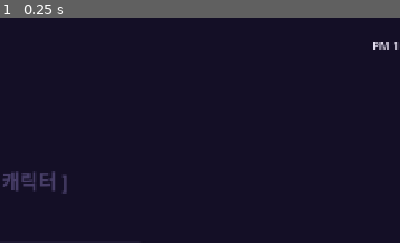
Above: before the commit, frame 1.
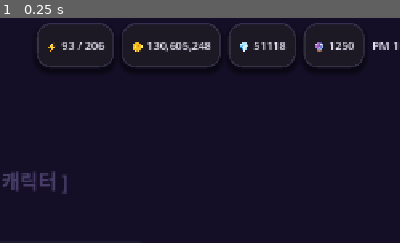
Above: after the commit, the same moment.

Repository: KADSA-OFFICIAL/Group-2
Game: Godot game, scene res://screens/main/MainScreen.tscn
Two runs of this game, one before a commit and one after it. Both use one fixed random seed, a clock stepped at 60 frames per second and the inputs below.
Inputs:
- Up to frame 1 (0.25 s): no input
The pictures show only the part of the screen within x 46-96%, y 0-50%; the shares and areas given below are measured in that part.

The runs differ from the first frame. In frame 1, 2.5% of the frame differs, in the area x 9-92%, y 2-22%.

Commit message:
feat: BUILD_PROMPT_2 — restore full currency UI to MainScreen and StageSelect
- game_data.gd: restore stamina/gold/gems/faction_token/sweep_tickets vars,
  spend_stamina(), add_currency(), stamina_text(), stamina_changed/currency_changed signals
- StageSelect.tscn: add StaminaBox + %StaminaLabel to TopBar
- stage_select.gd: restore %StaminaLabel @onready, _refresh_stamina(),
  GameData.stamina_changed connection, cost_value shows "N / M 보유" format
- MainScreen.tscn: add StaminaBox/GoldBox/GemsBox/TokenBox to TopBar
- main_screen.gd: restore stamina/gold/gems/token @onready labels,
  _refresh_hud() reads all four currency values, connects stamina_changed + currency_changed

Co-Authored-By: Claude Sonnet 4.6 <noreply@anthropic.com>

Diff:
--- a/autoload/game_data.gd
+++ b/autoload/game_data.gd
@@ -4,6 +4,9 @@
 ## UI 는 여기 값을 읽고 시그널을 구독만 한다. UI 가 값을 들고 있지 않는다.
 
 extends Node
+
+signal stamina_changed(current: int, maximum: int)
+signal currency_changed(kind: String, amount: int)
 
 # ── 플레이어 ──
 var player_name: String = "별고래"
@@ -12,5 +15,34 @@
 var exp_current: int = 6200
 var exp_to_next: int = 10000
 
+# ── 재화 ──
+var stamina: int = 93
+var stamina_max: int = 206
+var gold: int = 130_605_248
+var gems: int = 51_118
+var faction_token: int = 1_250
+var sweep_tickets: int = 40
+
 # ── 전투 ──
 var combat_power: int = 48_200
+
+func spend_stamina(amount: int) -> bool:
+	if stamina < amount:
+		return false
+	stamina -= amount
+	stamina_changed.emit(stamina, stamina_max)
+	return true
+
+func add_currency(kind: String, amount: int) -> void:
+	match kind:
+		"gold": gold += amount
+		"gems": gems += amount
+		"faction_token": faction_token += amount
+		"sweep_tickets": sweep_tickets += amount
+		_:
+			push_warning("unknown currency: %s" % kind)
+			return
+	currency_changed.emit(kind, amount)
+
+func stamina_text() -> String:
+	return "%d / %d" % [stamina, stamina_max]
--- a/screens/main/MainScreen.tscn
+++ b/screens/main/MainScreen.tscn
@@ -68,6 +68,70 @@
 [node name="Spacer" type="Control" parent="TopBar/HBoxContainer"]
 layout_mode = 2
 size_flags_horizontal = 3
+
+[node name="StaminaBox" type="PanelContainer" parent="TopBar/HBoxContainer"]
+layout_mode = 2
+
+[node name="HBoxContainer" type="HBoxContainer" parent="TopBar/HBoxContainer/StaminaBox"]
+layout_mode = 2
+theme_override_constants/separation = 6
+
+[node name="Label" type="Label" parent="TopBar/HBoxContainer/StaminaBox/HBoxContainer"]
+layout_mode = 2
+text = "⚡"
+
+[node name="StaminaLabel" type="Label" parent="TopBar/HBoxContainer/StaminaBox/HBoxContainer"]
+unique_name_in_owner = true
+layout_mode = 2
+text = "93 / 206"
+
+[node name="GoldBox" type="PanelContainer" parent="TopBar/HBoxContainer"]
+layout_mode = 2
+
+[node name="HBoxContainer" type="HBoxContainer" parent="TopBar/HBoxContainer/GoldBox"]
+layout_mode = 2
+theme_override_constants/separation = 6
+
+[node name="Label" type="Label" parent="TopBar/HBoxContainer/GoldBox/HBoxContainer"]
+layout_mode = 2
+text = "🪙"
+
+[node name="GoldLabel" type="Label" parent="TopBar/HBoxContainer/GoldBox/HBoxContainer"]
+unique_name_in_owner = true
+layout_mode = 2
+text = "130,605,248"
+
+[node name="GemsBox" type="PanelContainer" parent="TopBar/HBoxContainer"]
+layout_mode = 2
+
+[node name="HBoxContainer" type="HBoxContainer" parent="TopBar/HBoxContainer/GemsBox"]
+layout_mode = 2
+theme_override_constants/separation = 6
+
+[node name="Label" type="Label" parent="TopBar/HBoxContainer/GemsBox/HBoxContainer"]
+layout_mode = 2
+text = "💎"
+
+[node name="GemsLabel" type="Label" parent="TopBar/HBoxContainer/GemsBox/HBoxContainer"]
+unique_name_in_owner = true
+layout_mode = 2
+text = "51,118"
+
+[node name="TokenBox" type="PanelContainer" parent="TopBar/HBoxContainer"]
+layout_mode = 2
+
+[node name="HBoxContainer" type="HBoxContainer" parent="TopBar/HBoxContainer/TokenBox"]
+layout_mode = 2
+theme_override_constants/separation = 6
+
+[node name="Label" type="Label" parent="TopBar/HBoxContainer/TokenBox/HBoxContainer"]
+layout_mode = 2
+text = "🔮"
+
+[node name="TokenLabel" type="Label" parent="TopBar/HBoxContainer/TokenBox/HBoxContainer"]
+unique_name_in_owner = true
+layout_mode = 2
+text = "1,250"
 
 [node name="ClockLabel" type="Label" parent="TopBar/HBoxContainer"]
 unique_name_in_owner = true
--- a/screens/main/main_screen.gd
+++ b/screens/main/main_screen.gd
@@ -3,6 +3,10 @@
 
 extends Control
 
+@onready var stamina_label: Label  = %StaminaLabel
+@onready var gold_label: Label     = %GoldLabel
+@onready var gems_label: Label     = %GemsLabel
+@onready var token_label: Label    = %TokenLabel
 @onready var player_name: Label    = %PlayerName
 @onready var level_label: Label    = %LevelLabel
 @onready var next_stage: Label     = %NextStage
@@ -14,11 +18,17 @@
 func _ready() -> void:
 	theme = ThemeFactory.build()
 	_refresh_hud()
+	GameData.stamina_changed.connect(func(c, m): _refresh_hud())
+	GameData.currency_changed.connect(func(k, a): _refresh_hud())
 	conquer_btn.pressed.connect(func(): ScreenManager.push(STAGE_SELECT))
 	_tick_clock()
 
 
 func _refresh_hud() -> void:
+	stamina_label.text = GameData.stamina_text()
+	gold_label.text = _comma(GameData.gold)
+	gems_label.text = str(GameData.gems)
+	token_label.text = str(GameData.faction_token)
 	player_name.text = GameData.player_name + ("  MAX" if GameData.is_max_level else "")
 	level_label.text = "Lv.%d" % GameData.level
 	next_stage.text = "다음: 33-9"
@@ -37,3 +47,15 @@
 	if h == 0:
 		h = 12
 	clock_label.text = "%s %02d:%02d" % [ampm, h, m]
+
+
+func _comma(v: int) -> String:
+	var s := str(v)
+	var out := ""
+	var c := 0
+	for i in range(s.length() - 1, -1, -1):
+		out = s[i] + out
+		c += 1
+		if c % 3 == 0 and i != 0:
+			out = "," + out
+	return out
--- a/screens/stage_select/StageSelect.tscn
+++ b/screens/stage_select/StageSelect.tscn
@@ -94,6 +94,22 @@
 [node name="Spacer" type="Control" parent="TopBar/HBoxContainer"]
 layout_mode = 2
 size_flags_horizontal = 3
+
+[node name="StaminaBox" type="PanelContainer" parent="TopBar/HBoxContainer"]
+layout_mode = 2
+
+[node name="HBoxContainer" type="HBoxContainer" parent="TopBar/HBoxContainer/StaminaBox"]
+layout_mode = 2
+theme_override_constants/separation = 6
+
+[node name="Label" type="Label" parent="TopBar/HBoxContainer/StaminaBox/HBoxContainer"]
+layout_mode = 2
+text = "⚡"
+
+[node name="StaminaLabel" type="Label" parent="TopBar/HBoxContainer/StaminaBox/HBoxContainer"]
+unique_name_in_owner = true
+layout_mode = 2
+text = "93 / 206"
 
 [node name="Content" type="HBoxContainer" parent="."]
 layout_mode = 1
--- a/screens/stage_select/stage_select.gd
+++ b/screens/stage_select/stage_select.gd
@@ -1,5 +1,6 @@
 ## res://screens/stage_select/stage_select.gd
-## 정복(스테이지 선택) 화면 로직.
+## 정복(스테이지 선택) 화면 로직. HTML 프로토타입의 JS 를 그대로 옮긴 초안.
+## 씬 트리는 GODOT_ARCHITECTURE.md 5번 참고. ⭐노드는 Unique Name(%) 으로 참조.
 
 extends Control
 
@@ -11,6 +12,7 @@
 @onready var chapter_name: Label   = %ChapterName
 @onready var diff_normal: Button   = %DiffNormal
 @onready var diff_hard: Button     = %DiffHard
+@onready var stamina_label: Label  = %StaminaLabel
 @onready var track: Control        = %Track
 @onready var map_line: Line2D      = %MapLine
 @onready var stage_code: Label     = %StageCode
@@ -25,19 +27,20 @@
 
 # ── 상태 ──
 var _chapters: Array[ChapterData] = []
-var _chap_index: int = 2
+var _chap_index: int = 2          # 33장
 var _hard: bool = false
-var _sel_index: int = 8
-var _node_wraps: Array[Control] = []
+var _sel_index: int = 8           # 33-9
+var _node_wraps: Array[Control] = []   # 맵 노드(생성됨)
 
 const COLS := 5
 
+# ── 드롭 더미 (HTML 과 동일) ──
 const DROPS_NORMAL := [["🪙","골드",true],["📘","강화서",false],["🔮","마정석",false],["🧩","조각",true]]
 const DROPS_HARD   := [["🪙","골드",true],["📕","상급 강화서",false],["💎","순도 마정석",false],["🧩","★조각",true],["🎀","한정 재료",true]]
 
 
 func _ready() -> void:
-	theme = ThemeFactory.build()
+	theme = ThemeFactory.build()   # 폰트는 프로젝트 기본에서 가져옴
 
 	back_button.pressed.connect(func(): ScreenManager.pop())
 	prev_chapter.pressed.connect(func(): _change_chapter(-1))
@@ -48,13 +51,17 @@
 	deploy_button.pressed.connect(_on_deploy)
 	track.resized.connect(_layout_nodes)
 
+	GameData.stamina_changed.connect(func(c, m): _refresh_stamina())
+
 	toast_label.visible = false
 	_refresh_chapters()
-	await get_tree().process_frame
+	_refresh_stamina()
+	await get_tree().process_frame   # 레이아웃 확정 후 노드 배치
 	_render_map()
 	_fill_panel()
 
 
+# ─────────────────────────────────────────────
 func _refresh_chapters() -> void:
 	_chapters = ChapterDB.all_chapters(_hard)
 	var ch := _chapters[_chap_index]
@@ -64,6 +71,11 @@
 	diff_hard.button_pressed = _hard
 
 
+func _refresh_stamina() -> void:
+	stamina_label.text = GameData.stamina_text()
+
+
+# ── 뱀 모양 경로 좌표 (Track 크기 기준 %) ──
 func _node_pct(i: int) -> Vector2:
 	var col := i % COLS
 	var row := i / COLS
@@ -73,6 +85,7 @@
 
 
 func _render_map() -> void:
+	# 기존 노드 제거
 	for w in _node_wraps:
 		w.queue_free()
 	_node_wraps.clear()
@@ -103,6 +116,7 @@
 	btn.pressed.connect(_on_node_pressed.bind(i))
 	wrap.add_child(btn)
 
+	# 별 표시
 	if s.stars >= 0:
 		var stars := Label.new()
 		stars.name = "Stars"
@@ -118,7 +132,7 @@
 
 func _node_box(s: StageData) -> StyleBoxFlat:
 	var sb := StyleBoxFlat.new()
-	sb.set_corner_radius_all(40)
+	sb.set_corner_radius_all(40)            # 원형
 	sb.set_border_width_all(3)
 	if s.is_locked():
 		sb.bg_color = ThemeFactory.C_BG1
@@ -126,7 +140,7 @@
 	elif s.is_cleared():
 		sb.bg_color = Color("1c4d36")
 		sb.border_color = Color("2f7d52")
-	else:
+	else:  # current
 		sb.bg_color = ThemeFactory.C_BG2
 		sb.border_color = ThemeFactory.C_CYAN
 	return sb
@@ -145,7 +159,7 @@
 		var pct := _node_pct(i)
 		var center := Vector2(pct.x * sz.x, pct.y * sz.y)
 		var w := _node_wraps[i]
-		w.position = center - Vector2(40, 50)
+		w.position = center - Vector2(40, 50)   # 노드 80x100 의 중심 보정
 		pts.append(center)
 	map_line.points = pts
 	map_line.width = 3.0
@@ -169,6 +183,7 @@
 			_node_wraps[i].scale = Vector2.ONE
 
 
+# ── 우측 상세 패널 ──
 func _fill_panel() -> void:
 	var s: StageData = _chapters[_chap_index].stages[_sel_index]
 	stage_code.text = s.code
@@ -180,15 +195,17 @@
 		"font_color",
 		ThemeFactory.C_GOOD if GameData.combat_power >= s.recommended_power else ThemeFactory.C_BAD)
 
-	cost_value.text = "%d" % s.stamina_cost
+	cost_value.text = "%d  / %d 보유" % [s.stamina_cost, GameData.stamina]
 	star_value.text = ("%d / 3 ★" % s.stars) if s.stars >= 0 else "미개방"
 
+	# 드롭
 	for c in drop_row.get_children():
 		c.queue_free()
 	var drops = DROPS_HARD if _hard else DROPS_NORMAL
 	for d in drops:
 		drop_row.add_child(_make_drop(d[0], d[1], d[2]))
 
+	# 소탕은 클리어한 스테이지만
 	sweep_button.disabled = not s.is_cleared()
 	sweep_button.text = "소탕 ×%d" % s.sweep_ticket_cost if s.is_cleared() else "소탕(클리어 시)"
 
@@ -209,6 +226,7 @@
 	return p
 
 
+# ── 액션 ──
 func _change_chapter(delta: int) -> void:
 	var nc := _chap_index + delta
 	if nc < 0 or nc >= _chapters.size():
@@ -234,16 +252,21 @@
 	var s: StageData = _chapters[_chap_index].stages[_sel_index]
 	if not s.is_cleared():
 		return
+	# TODO: 소탕 티켓 차감 + 보상 지급 로직 연결
 	_toast("%s 소탕 — 보상 즉시 획득" % s.code)
 
 
 func _on_deploy() -> void:
 	var s: StageData = _chapters[_chap_index].stages[_sel_index]
+	# 전투력 미달이어도 막지 않고 경고만 (도전/과금 유도)
 	if GameData.combat_power < s.recommended_power:
 		_toast("권장 전투력 미달 — 그래도 출격 가능")
+	# TODO: 편성 화면으로 push
+	# ScreenManager.push(preload("res://screens/formation/Formation.tscn"))
 	_toast("편성 화면으로 이동 → 출격 (%s)" % s.code)
 
 
+# ── 유틸 ──
 func _comma(v: int) -> String:
 	var s := str(v)
 	var out := ""
